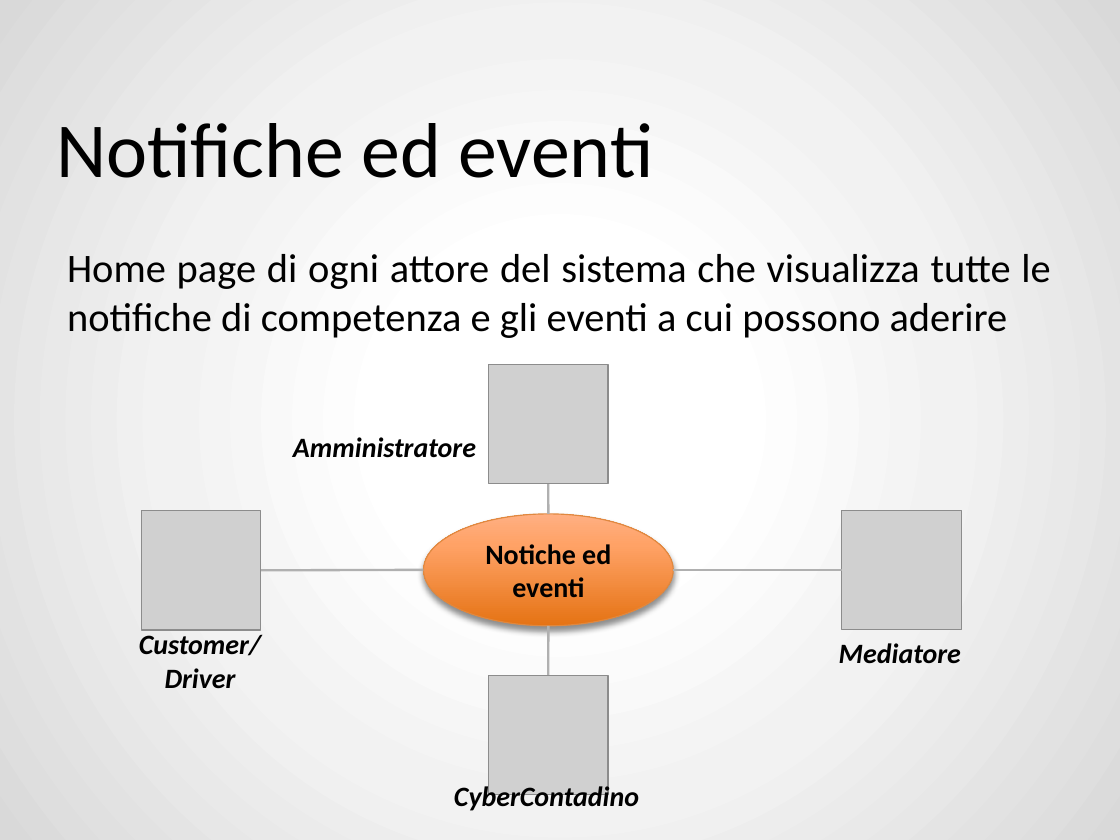
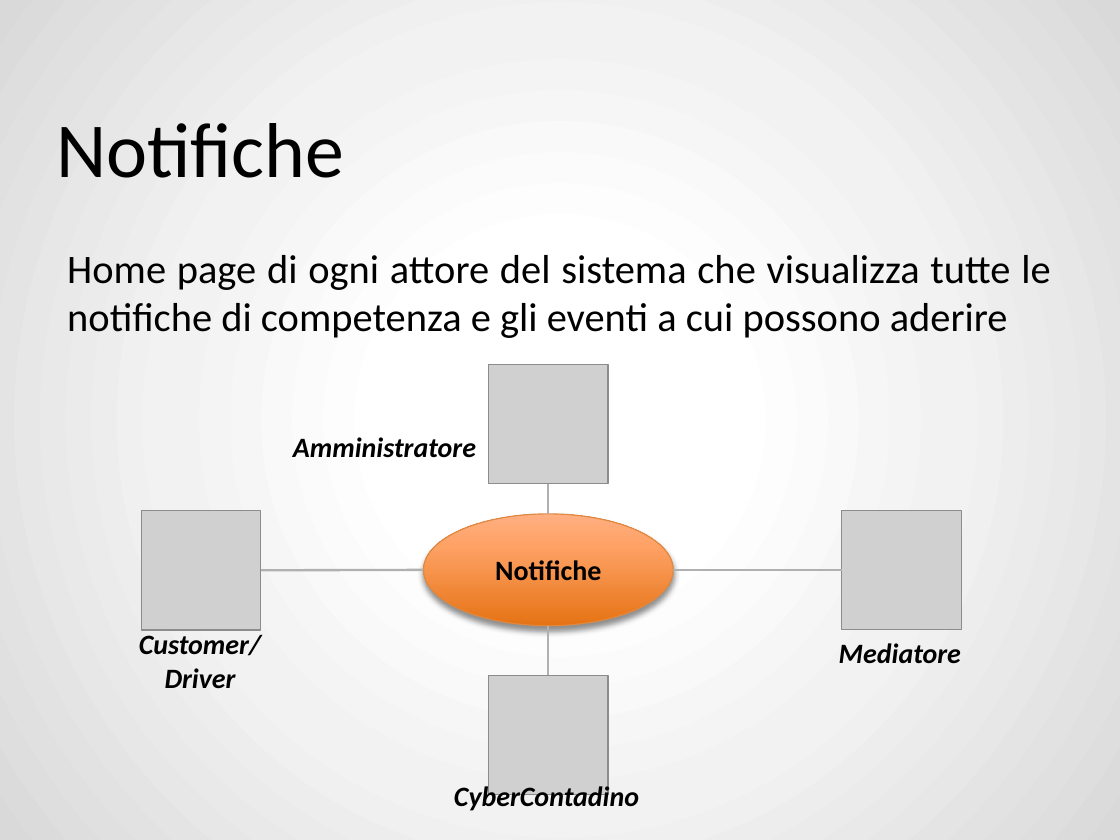
Before and after one commit to ZhangUranus/amicidelgas, a slide deck: slide 25 of SeamAmiciDelGas/risorse_gassose/presentazione_demo/SeamAmiciDelGas - finale.pptx. Drawn at 1120x840 pixels with LibreOffice and Linux fonts; fonts in the diff are those of the drawing; grey boxes stand for pictures; background and template pictures are left out. Boxes give left, top, right and bottom in pixels: in the first picture for what was removed or moved away, otherwise in the second. Text is boxed around its words. In the diff, an @@ line names an element or a change of style, - is before the commit and + after.

```diff
--- a/SeamAmiciDelGas/risorse_gassose/presentazione_demo/SeamAmiciDelGas - finale.pptx
+++ b/SeamAmiciDelGas/risorse_gassose/presentazione_demo/SeamAmiciDelGas - finale.pptx
@@ title at <box>56,123,344,178</box>: text changed @@
-Notifiche ed eventi
+Notifiche
@@ text in ellipse at <box>495,560,601,581</box>: text changed @@
-Notiche ed eventi
+Notifiche
```
Also in this commit, not shown: 25 other slides changed, 12 slides added, 4 slides removed.
